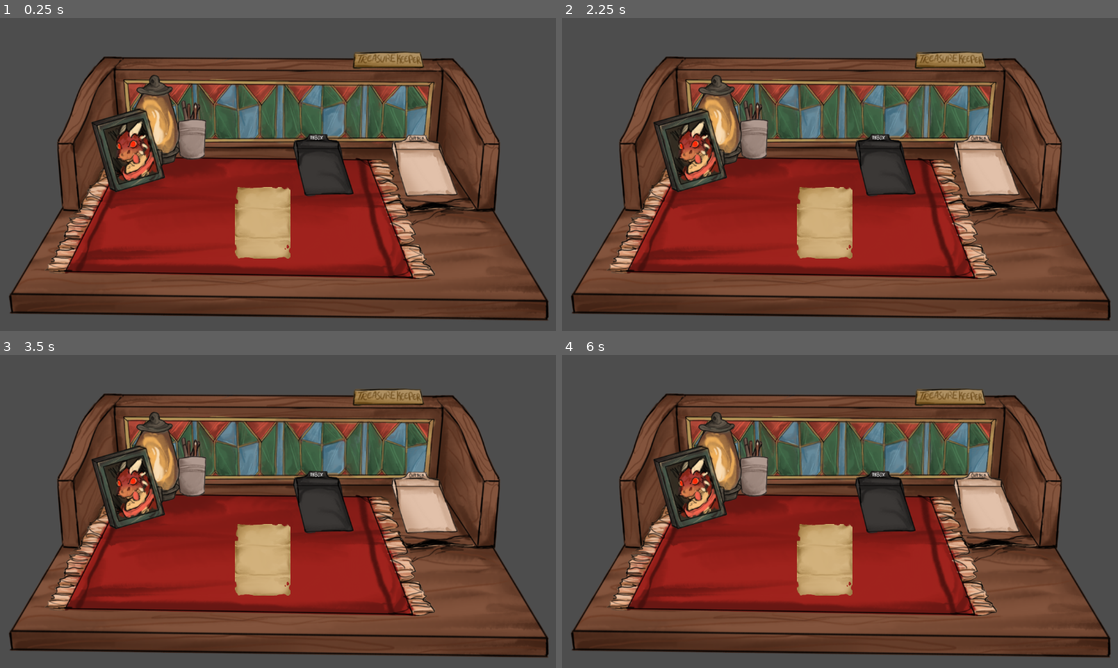
Above: before the commit, frames 1-4 (two rows, left to right).
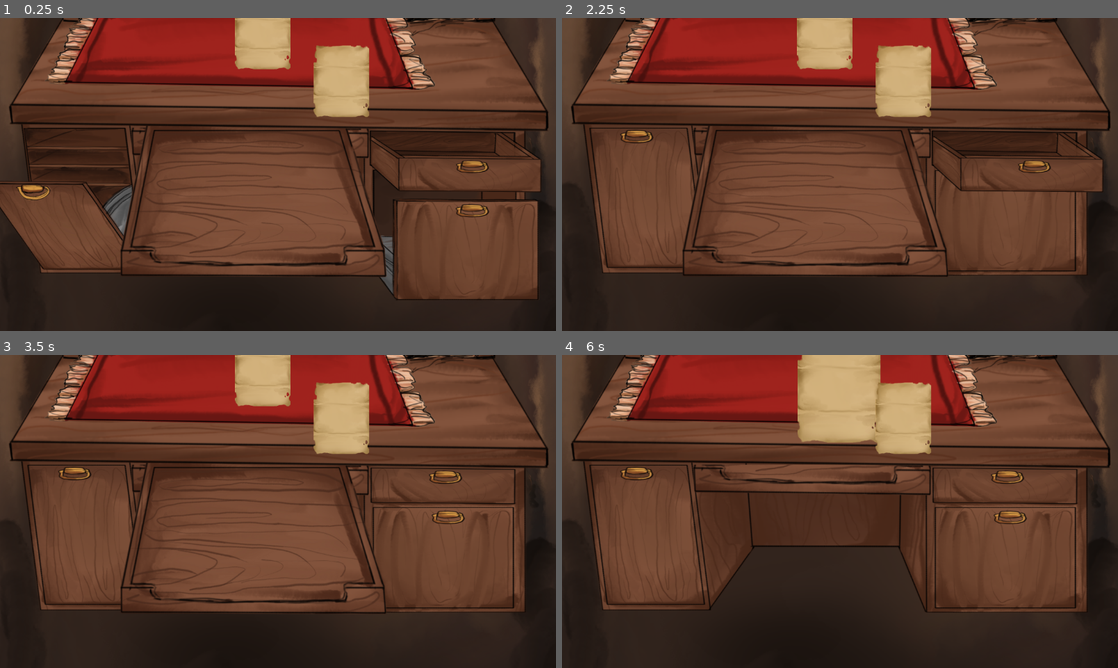
Above: after the commit, the same moments.

Repository: AdkinsC0211/SSUJam23
Game: Godot game, scene res://scenes/desk.tscn
The game is run twice, just before and just after one commit, with the same random seed, the same clock (stepped at 60 frames per second) and the same inputs. The project has no main scene, so this scene is started directly.
Inputs (mouse positions are in pixels of both pictures, inside the frame that each line leads up to; where the layout moved, square brackets give the same spot in the first picture):
- Up to frame 1 (0.25 s): no input
- Up to frame 2 (2.25 s): click (645, 199) at 0.52 s; click (1006, 149) at 1.27 s; click (1006, 221) at 2.02 s
- Up to frame 3 (3.5 s): click (472, 511) at 2.77 s
- Up to frame 4 (6 s): click (812, 480) at 3.52 s; click (812, 599) at 4.27 s; click (901, 417) [823, 561] at 5 s; click (823, 370) [834, 511] at 5.75 s

The runs differ from the first frame. In frame 1, 88% of the frame differs, in the area x 0-100%, y 0-100%; in frame 2, 89%; in frame 3, 89%; in frame 4, 89%.

Commit message:
Drawers
Drawers open and close. Added drawer textures and drawer scenes

Diff:
--- a/project.godot
+++ b/project.godot
@@ -21,6 +21,26 @@
 
 [input]
 
+LMB={
+"deadzone": 0.5,
+"events": [Object(InputEventMouseButton,"resource_local_to_scene":false,"resource_name":"","device":-1,"window_id":0,"alt_pressed":false,"shift_pressed":false,"ctrl_pressed":false,"meta_pressed":false,"button_mask":1,"position":Vector2(96, 9),"global_position":Vector2(100, 52),"factor":1.0,"button_index":1,"canceled":false,"pressed":true,"double_click":false,"script":null)
+]
+}
+MMB={
+"deadzone": 0.5,
+"events": [Object(InputEventMouseButton,"resource_local_to_scene":false,"resource_name":"","device":-1,"window_id":0,"alt_pressed":false,"shift_pressed":false,"ctrl_pressed":false,"meta_pressed":false,"button_mask":0,"position":Vector2(0, 0),"global_position":Vector2(0, 0),"factor":1.0,"button_index":3,"canceled":false,"pressed":false,"double_click":false,"script":null)
+]
+}
+RMB={
+"deadzone": 0.5,
+"events": [Object(InputEventMouseButton,"resource_local_to_scene":false,"resource_name":"","device":-1,"window_id":0,"alt_pressed":false,"shift_pressed":false,"ctrl_pressed":false,"meta_pressed":false,"button_mask":0,"position":Vector2(0, 0),"global_position":Vector2(0, 0),"factor":1.0,"button_index":2,"canceled":false,"pressed":false,"double_click":false,"script":null)
+]
+}
+GoBack={
+"deadzone": 0.5,
+"events": [Object(InputEventKey,"resource_local_to_scene":false,"resource_name":"","device":-1,"window_id":0,"alt_pressed":false,"shift_pressed":false,"ctrl_pressed":false,"meta_pressed":false,"pressed":false,"keycode":0,"physical_keycode":69,"key_label":0,"unicode":101,"echo":false,"script":null)
+]
+}
 left_mouse={
 "deadzone": 0.5,
 "events": [Object(InputEventMouseButton,"resource_local_to_scene":false,"resource_name":"","device":-1,"window_id":0,"a …(253 unchanged characters)…
@@ -31,3 +51,13 @@
 "events": [Object(InputEventMouseButton,"resource_local_to_scene":false,"resource_name":"","device":-1,"window_id":0,"a …(253 unchanged characters)…
 ]
 }
+camera_up={
+"deadzone": 0.5,
+"events": [Object(InputEventKey,"resource_local_to_scene":false,"resource_name":"","device":-1,"window_id":0,"alt_pressed":false,"shift_pressed":false,"ctrl_pressed":false,"meta_pressed":false,"pressed":false,"keycode":0,"physical_keycode":87,"key_label":0,"unicode":119,"echo":false,"script":null)
+]
+}
+camera_down={
+"deadzone": 0.5,
+"events": [Object(InputEventKey,"resource_local_to_scene":false,"resource_name":"","device":-1,"window_id":0,"alt_pressed":false,"shift_pressed":false,"ctrl_pressed":false,"meta_pressed":false,"pressed":false,"keycode":0,"physical_keycode":83,"key_label":0,"unicode":115,"echo":false,"script":null)
+]
+}
--- /dev/null
+++ b/scenes/bot_right_drawer.tscn
@@ -0,0 +1,38 @@
+[gd_scene load_steps=4 format=3 uid="uid://bfr7laxmivpal"]
+
+[ext_resource type="Script" path="res://scripts/drawer.gd" id="1_5agsc"]
+[ext_resource type="Texture2D" uid="uid://cyjv30ei02xur" path="res://ui_elements/right_bot_open_back.png" id="1_qc17y"]
+[ext_resource type="Texture2D" uid="uid://dml0miitkbpid" path="res://ui_elements/right_bot_open_front.png" id="2_crnbx"]
+
+[node name="drawer_root" type="Node2D"]
+scale = Vector2(0.746403, 0.497526)
+script = ExtResource("1_5agsc")
+
+[node name="back_section" type="TextureRect" parent="."]
+offset_left = -287.0
+offset_top = -181.0
+offset_right = 188.0
+offset_bottom = 306.0
+scale = Vector2(1.01895, 0.993108)
+texture = ExtResource("1_qc17y")
+metadata/_edit_use_anchors_ = true
+
+[node name="drawer_papers" type="Node" parent="."]
+
+[node name="front_section" type="TextureRect" parent="."]
+offset_left = -270.0
+offset_top = -171.0
+offset_right = 253.0
+offset_bottom = 420.0
+texture = ExtResource("2_crnbx")
+metadata/_edit_use_anchors_ = true
+
+[node name="drawer_button" type="TextureButton" parent="."]
+offset_left = -170.149
+offset_top = -22.1094
+offset_right = -130.149
+offset_bottom = 17.8906
+scale = Vector2(10.1284, 10.451)
+action_mode = 0
+
+[connection signal="pressed" from="drawer_button" to="." method="_on_drawer_button_pressed"]
--- /dev/null
+++ b/scenes/center_drawer.gd
@@ -0,0 +1,25 @@
+extends Node2D
+
+var close_face
+var open_face
+
+# Called when the node enters the scene tree for the first time.
+func _ready():
+	close_face = $close_face
+	open_face = $open_face
+
+
+# Called every frame. 'delta' is the elapsed time since the previous frame.
+func _process(delta):
+	pass
+
+
+
+
+func _on_face_button_pressed():
+	close_face.visible = false
+	open_face.visible = true
+
+func _on_open_face_button_pressed():
+	close_face.visible = true
+	open_face.visible = false
--- /dev/null
+++ b/scenes/center_drawer.tscn
@@ -0,0 +1,44 @@
+[gd_scene load_steps=4 format=3 uid="uid://5oa5esx70ju5"]
+
+[ext_resource type="Texture2D" uid="uid://bax70h032sjx1" path="res://ui_elements/center_closed_face.png" id="1_hw6sb"]
+[ext_resource type="Script" path="res://scenes/center_drawer.gd" id="1_ru8na"]
+[ext_resource type="Texture2D" uid="uid://byg3ffhfttcl3" path="res://ui_elements/center_open.png" id="2_1sv5y"]
+
+[node name="drawer_root" type="Node2D"]
+scale = Vector2(0.802711, 1)
+script = ExtResource("1_ru8na")
+
+[node name="close_face" type="TextureRect" parent="."]
+offset_left = -281.0
+offset_top = -160.0
+offset_right = 332.0
+offset_bottom = -96.0
+texture = ExtResource("1_hw6sb")
+metadata/_edit_use_anchors_ = true
+
+[node name="face_button" type="TextureButton" parent="close_face"]
+offset_left = -0.546021
+offset_right = 39.454
+offset_bottom = 40.0
+scale = Vector2(15.3308, 1.5971)
+
+[node name="drawer_papers" type="Node" parent="."]
+
+[node name="open_face" type="TextureRect" parent="."]
+offset_left = -377.471
+offset_top = -245.0
+offset_right = 421.529
+offset_bottom = 196.0
+texture = ExtResource("2_1sv5y")
+metadata/_edit_use_anchors_ = true
+
+[node name="open_face_button" type="TextureButton" parent="open_face"]
+layout_mode = 0
+offset_left = 71.7842
+offset_top = 340.0
+offset_right = 111.784
+offset_bottom = 380.0
+scale = Vector2(16.9119, 1.28511)
+
+[connection signal="pressed" from="close_face/face_button" to="." method="_on_face_button_pressed"]
+[connection signal="pressed" from="open_face/open_face_button" to="." method="_on_open_face_button_pressed"]
--- a/scenes/desk.tscn
+++ b/scenes/desk.tscn
@@ -1,16 +1,60 @@
-[gd_scene load_steps=9 format=3 uid="uid://b5xehrpjkp1xg"]
+[gd_scene load_steps=22 format=3 uid="uid://b5xehrpjkp1xg"]
 
 [ext_resource type="PackedScene" uid="uid://cv5nug7hiif8w" path="res://scenes/mailbox.tscn" id="1_hqi4e"]
+[ext_resource type="Texture2D" uid="uid://w4evknifcup6" path="res://ui_elements/office_background.png" id="1_jmphy"]
 [ext_resource type="Texture2D" uid="uid://dio67fqrs822p" path="res://ui_elements/desk_top.png" id="1_ovnt1"]
 [ext_resource type="Texture2D" uid="uid://b8uatjkiyj1if" path="res://ui_elements/inbox.png" id="2_mhtu6"]
+[ext_resource type="PackedScene" uid="uid://bamhei43b1uap" path="res://scenes/desk_base.tscn" id="2_o8h0e"]
 [ext_resource type="Texture2D" uid="uid://ddlikxn0pvb3v" path="res://ui_elements/outbox.png" id="2_o26h4"]
 [ext_resource type="Script" path="res://scripts/desk.gd" id="2_x0q6g"]
+[ext_resource type="PackedScene" uid="uid://cc5rebetshisv" path="res://scenes/top_right_drawer.tscn" id="3_1o8jv"]
 [ext_resource type="Script" path="res://scripts/layer_manager.gd" id="3_vffcs"]
 [ext_resource type="PackedScene" uid="uid://bgvgt8amaiy37" path="res://scenes/paper_button.tscn" id="5_3s8ee"]
 [ext_resource type="Texture2D" uid="uid://cixrek0jslwhs" path="res://ui_elements/desk_stuff.png" id="6_y3hdv"]
+[ext_resource type="Script" path="res://scripts/camera_move.gd" id="9_rx6um"]
+[ext_resource type="Texture2D" uid="uid://cyjv30ei02xur" path="res://ui_elements/right_bot_open_back.png" id="12_esjvo"]
+[ext_resource type="Texture2D" uid="uid://dml0miitkbpid" path="res://ui_elements/right_bot_open_front.png" id="13_6va6b"]
+[ext_resource type="PackedScene" uid="uid://bfr7laxmivpal" path="res://scenes/bot_right_drawer.tscn" id="13_dkv5e"]
+[ext_resource type="PackedScene" uid="uid://brdw8jqmgovnt" path="res://scenes/left_drawer.tscn" id="14_oeqsk"]
+[ext_resource type="Texture2D" uid="uid://c14gubnnwq8y5" path="res://ui_elements/right_top_open_back.png" id="14_u64ty"]
+[ext_resource type="PackedScene" uid="uid://5oa5esx70ju5" path="res://scenes/center_drawer.tscn" id="15_arkyy"]
+[ext_resource type="Texture2D" uid="uid://dpbbl822217aj" path="res://ui_elements/left_drawer_open_back.png" id="15_innif"]
+[ext_resource type="Texture2D" uid="uid://ujfwwdvudt21" path="res://ui_elements/right_top_open_front.png" id="15_mms6g"]
+[ext_resource type="Texture2D" uid="uid://5c6djd0blaix" path="res://ui_elements/left_drawer_open_front.png" id="16_slmwq"]
 
 [node name="desk_root" type="Node2D"]
 scale = Vector2(0.999999, 0.999999)
+
+[node name="OfficeBackground" type="Sprite2D" parent="."]
+position = Vector2(576.001, 642.001)
+scale = Vector2(0.753434, 0.758866)
+texture = ExtResource("1_jmphy")
+
+[node name="desk_base_root" parent="." instance=ExtResource("2_o8h0e")]
+position = Vector2(435, 630.001)
+scale = Vector2(1, 1)
+
+[node name="bot_right_drawer" parent="desk_base_root" instance=ExtResource("13_dkv5e")]
+position = Vector2(514.001, 149)
+scale = Vector2(0.719939, 0.49332)
+back_texture = ExtResource("12_esjvo")
+front_texture = ExtResource("13_6va6b")
+
+[node name="top_right_drawer" parent="desk_base_root" instance=ExtResource("3_1o8jv")]
+position = Vector2(535.001, 64.0002)
+scale = Vector2(0.785406, 0.477587)
+back_texture = ExtResource("14_u64ty")
+front_texture = ExtResource("15_mms6g")
+
+[node name="left_drawer" parent="desk_base_root" instance=ExtResource("14_oeqsk")]
+position = Vector2(-293, 96.0002)
+scale = Vector2(0.815056, 0.501697)
+back_texture = ExtResource("15_innif")
+front_texture = ExtResource("16_slmwq")
+
+[node name="center_drawer" parent="desk_base_root" instance=ExtResource("15_arkyy")]
+position = Vector2(63.0001, 149)
+scale = Vector2(0.802711, 1)
 
 [node name="desk" type="TextureRect" parent="."]
 offset_right = 1411.0
@@ -35,7 +79,8 @@
 texture = ExtResource("6_y3hdv")
 
 [node name="Camera2D" type="Camera2D" parent="."]
-position = Vector2(576.001, 324)
+position = Vector2(576.001, 716.001)
+script = ExtResource("9_rx6um")
 
 [node name="paper_manager" type="Node" parent="."]
 script = ExtResource("3_vffcs")
@@ -46,4 +91,10 @@
 offset_right = 1074.0
 offset_bottom = 1105.0
 
+[node name="paper_button2" parent="paper_manager" instance=ExtResource("5_3s8ee")]
+offset_left = 649.0
+offset_top = 448.0
+offset_right = 1237.0
+offset_bottom = 1204.0
+
 [connection signal="child_entered_tree" from="paper_manager" to="paper_manager" method="_on_child_entered_tree"]
--- /dev/null
+++ b/scenes/desk_base.gd
@@ -0,0 +1,35 @@
+extends Node2D
+
+var left_drawer
+var top_right_drawer
+var bot_right_drawer
+
+# Called when the node enters the scene tree for the first time.
+func _ready():
+	left_drawer = $/root/desk_root/desk_base_root/left_drawer
+	top_right_drawer = $/root/desk_root/desk_base_root/top_right_drawer
+	bot_right_drawer = $/root/desk_root/desk_base_root/bot_right_drawer
+
+	print(left_drawer.get_name())
+
+
+# Called every frame. 'delta' is the elapsed time since the previous frame.
+func _process(_delta):
+	pass
+
+
+func _on_left_drawer_button_pressed():
+	print("left drawer opening")
+	left_drawer.visible = true
+
+
+
+func _on_top_right_drawer_button_pressed():
+	print("fuck")
+	top_right_drawer.visible = true
+
+
+
+
+func _on_bot_right_drawer_button_pressed():
+	bot_right_drawer.visible = true
--- /dev/null
+++ b/scenes/desk_base.tscn
@@ -0,0 +1,42 @@
+[gd_scene load_steps=3 format=3 uid="uid://bamhei43b1uap"]
+
+[ext_resource type="Texture2D" uid="uid://dvs2ft26kk5ng" path="res://ui_elements/desk_base.png" id="1_litep"]
+[ext_resource type="Script" path="res://scenes/desk_base.gd" id="1_qiybj"]
+
+[node name="desk_base_root" type="Node2D"]
+script = ExtResource("1_qiybj")
+
+[node name="desk_base" type="TextureRect" parent="."]
+offset_left = -473.0
+offset_top = -164.0
+offset_right = 1056.0
+offset_bottom = 905.0
+scale = Vector2(0.792754, 0.502311)
+texture = ExtResource("1_litep")
+
+[node name="left_drawer_button" type="TextureButton" parent="."]
+offset_left = -377.0
+offset_top = -9.0
+offset_right = -337.0
+offset_bottom = 31.0
+scale = Vector2(5.9729, 7.30519)
+action_mode = 0
+
+[node name="top_right_drawer_button" type="TextureButton" parent="."]
+offset_left = 336.0
+offset_right = 376.0
+offset_bottom = 40.0
+scale = Vector2(7.37904, 1.67528)
+action_mode = 0
+
+[node name="bot_right_drawer_button" type="TextureButton" parent="."]
+offset_left = 340.0
+offset_top = 79.0
+offset_right = 380.0
+offset_bottom = 119.0
+scale = Vector2(7.21954, 5.17158)
+action_mode = 0
+
+[connection signal="pressed" from="left_drawer_button" to="." method="_on_left_drawer_button_pressed"]
+[connection signal="pressed" from="top_right_drawer_button" to="." method="_on_top_right_drawer_button_pressed"]
+[connection signal="pressed" from="bot_right_drawer_button" to="." method="_on_bot_right_drawer_button_pressed"]
--- /dev/null
+++ b/scenes/left_drawer.tscn
@@ -0,0 +1,38 @@
+[gd_scene load_steps=4 format=3 uid="uid://brdw8jqmgovnt"]
+
+[ext_resource type="Texture2D" uid="uid://dpbbl822217aj" path="res://ui_elements/left_drawer_open_back.png" id="1_ghn0q"]
+[ext_resource type="Script" path="res://scripts/drawer.gd" id="1_gikbg"]
+[ext_resource type="Texture2D" uid="uid://5c6djd0blaix" path="res://ui_elements/left_drawer_open_front.png" id="2_4vu6x"]
+
+[node name="drawer_root" type="Node2D"]
+scale = Vector2(0.815056, 0.501697)
+script = ExtResource("1_gikbg")
+
+[node name="back_section" type="TextureRect" parent="."]
+offset_left = -159.0
+offset_top = -243.0
+offset_right = 224.0
+offset_bottom = 393.0
+texture = ExtResource("1_ghn0q")
+metadata/_edit_use_anchors_ = true
+
+[node name="drawer_papers" type="Node" parent="."]
+
+[node name="front_section" type="TextureRect" parent="."]
+offset_left = -229.0
+offset_top = -23.0
+offset_right = 252.0
+offset_bottom = 399.0
+scale = Vector2(0.996778, 0.981255)
+texture = ExtResource("2_4vu6x")
+metadata/_edit_use_anchors_ = true
+
+[node name="drawer_button" type="TextureButton" parent="."]
+offset_left = -215.936
+offset_top = 23.9188
+offset_right = -134.936
+offset_bottom = 85.9188
+scale = Vector2(5.04397, 5.56049)
+action_mode = 0
+
+[connection signal="pressed" from="drawer_button" to="." method="_on_drawer_button_pressed"]
--- /dev/null
+++ b/scenes/top_right_drawer.tscn
@@ -0,0 +1,37 @@
+[gd_scene load_steps=4 format=3 uid="uid://cc5rebetshisv"]
+
+[ext_resource type="Texture2D" uid="uid://c14gubnnwq8y5" path="res://ui_elements/right_top_open_back.png" id="1_i0yf5"]
+[ext_resource type="Script" path="res://scripts/drawer.gd" id="1_ti2re"]
+[ext_resource type="Texture2D" uid="uid://ujfwwdvudt21" path="res://ui_elements/right_top_open_front.png" id="2_ae57r"]
+
+[node name="drawer_root" type="Node2D"]
+scale = Vector2(0.641993, 0.559473)
+script = ExtResource("1_ti2re")
+
+[node name="back_section" type="TextureRect" parent="."]
+offset_left = -279.0
+offset_top = -182.0
+offset_right = 196.0
+offset_bottom = 134.0
+texture = ExtResource("1_i0yf5")
+metadata/_edit_use_anchors_ = true
+
+[node name="drawer_papers" type="Node" parent="."]
+
+[node name="front_section" type="TextureRect" parent="."]
+offset_left = -303.0
+offset_top = -163.0
+offset_right = 220.0
+offset_bottom = 190.0
+texture = ExtResource("2_ae57r")
+metadata/_edit_use_anchors_ = true
+
+[node name="drawer_button" type="TextureButton" parent="."]
+offset_left = -180.687
+offset_top = -23.2362
+offset_right = -140.687
+offset_bottom = 16.7638
+scale = Vector2(9.32255, 3.6236)
+action_mode = 0
+
+[connection signal="pressed" from="drawer_button" to="." method="_on_drawer_button_pressed"]
--- /dev/null
+++ b/scripts/camera_move.gd
@@ -0,0 +1,14 @@
+extends Camera2D
+
+
+# Called when the node enters the scene tree for the first time.
+func _ready():
+	pass # Replace with function body.
+
+
+# Called every frame. 'delta' is the elapsed time since the previous frame.
+func _process(delta):
+	if Input.is_action_pressed("camera_down"):
+		self.global_position.y += 350 * delta
+	if Input.is_action_pressed("camera_up"):
+		self.global_position.y -= 350 * delta
--- /dev/null
+++ b/scripts/drawer.gd
@@ -0,0 +1,30 @@
+extends Node2D
+
+@export var back_texture: CompressedTexture2D #= preload("res://ui_elements/right_top_open_back.png")
+@export var front_texture: CompressedTexture2D #= preload("res://ui_elements/right_top_open_front.png")
+
+var back_section
+var front_section
+var drawer_paper_manager
+
+# Called when the node enters the scene tree for the first time.
+func _ready():
+	back_section = $back_section
+	front_section = $front_section
+	drawer_paper_manager = $drawer_papers
+
+	#call_deferred("load_textures")
+	back_section.texture = back_texture
+	front_section.texture = front_texture
+
+
+# Called every frame. 'delta' is the elapsed time since the previous frame.
+func _process(_delta):
+	pass
+
+func _on_drawer_button_pressed():
+	self.visible = false
+
+func load_textures():
+	back_texture = back_section.texture
+	front_texture = front_section.texture
--- a/scripts/paper_button_version.gd
+++ b/scripts/paper_button_version.gd
@@ -52,8 +52,6 @@
 			if object.get_parent().get_name() == outbox_label:
 				self.reparent(outbox_manager)
 
-
-
 			if object.get_parent().get_name() == inbox_label:
 				self.reparent(inbox_manager)
 
Binary file added: ui_elements/center_closed.png
Not shown, added: ui_elements/center_closed.png.import
Binary file added: ui_elements/center_closed_face.png
Not shown, added: ui_elements/center_closed_face.png.import
Binary file added: ui_elements/center_open.png
Not shown, added: ui_elements/center_open.png.import
Binary file added: ui_elements/desk_base.png
Not shown, added: ui_elements/desk_base.png.import
Binary file added: ui_elements/left_drawer_open_back.png
Not shown, added: ui_elements/left_drawer_open_back.png.import
Binary file added: ui_elements/left_drawer_open_front.png
Not shown, added: ui_elements/left_drawer_open_front.png.import
(and 10 more such lines)
